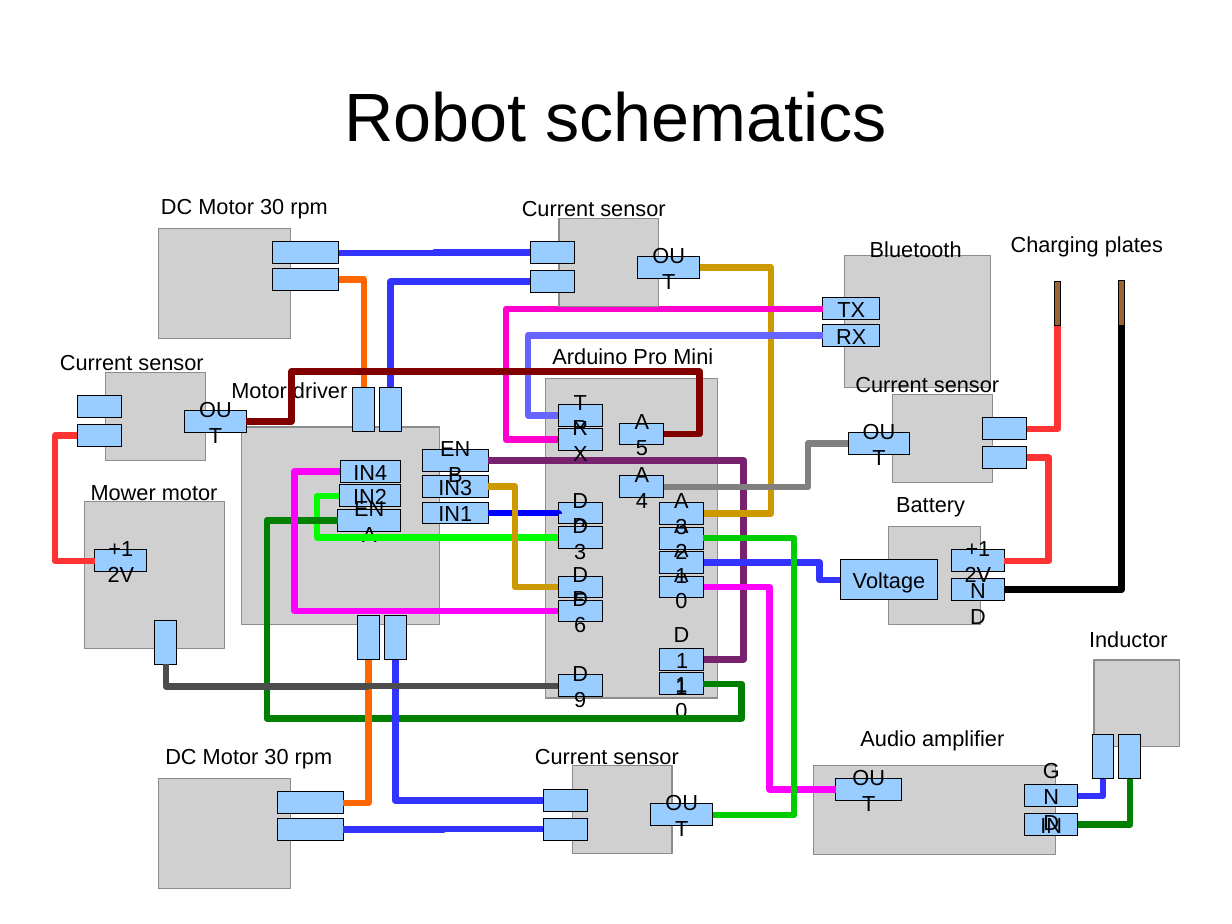
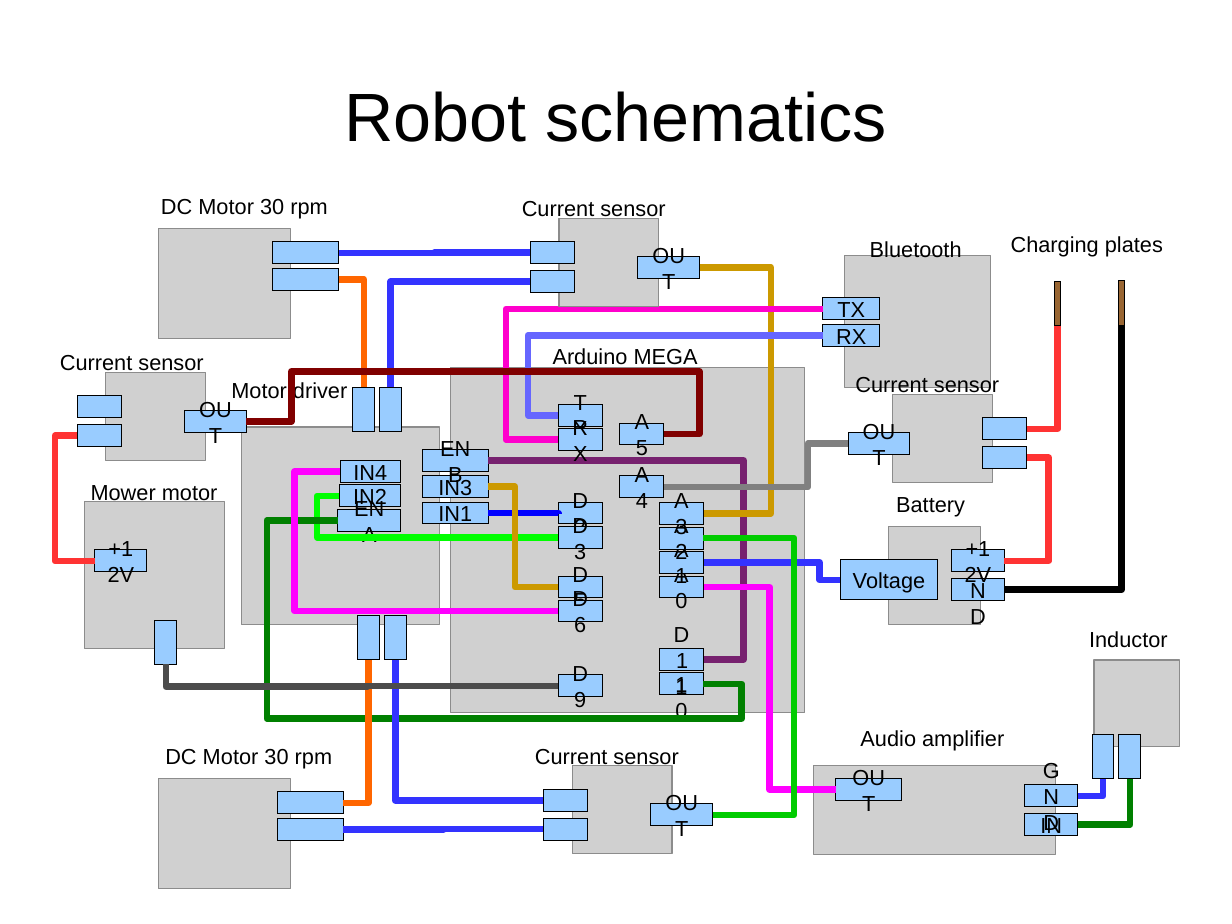
Before and after one commit to eerimoq/romeo, a slide deck: slide 2 of doc/schematics.odp. Drawn at 1232x924 pixels with LibreOffice and Linux fonts; fonts in the diff are those of the drawing; grey boxes stand for pictures. Boxes give left, top, right and bottom in pixels: in the first picture for what was removed or moved away, otherwise in the second. Text is boxed around its words. In the diff, an @@ line names an element or a change of style, - is before the commit and + after.

```diff
--- a/doc/schematics.odp
+++ b/doc/schematics.odp
@@ text at <box>553,348,698,369</box>: text changed @@
-Arduino Pro Mini
+Arduino MEGA
@@ picture: place and size @@
-picture at <box>546,379,718,699</box>
+picture at <box>451,368,805,713</box>
```
Also in this commit, not shown: 1 other slide changed, 4 other files.
